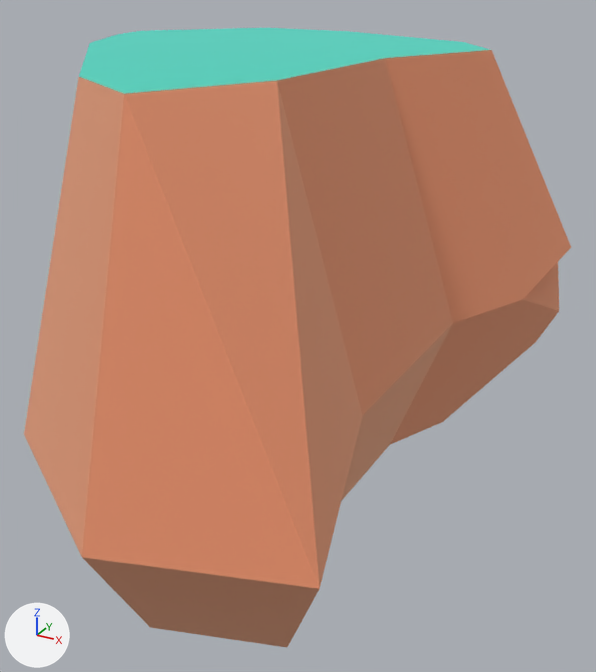
What one commit did to the glTF model public/models/nf2/nature/rock_largeB.glb.
One viewpoint serves both versions: a 50 mm camera at (0.553, -0.811, 0.456) aimed at (0.106, 0.001, 0.05). The lights are fixed; the arrows at lower left show +X, +Y and +Z. The older version comes first. Where no turn or scale is listed for an object, it has been applied to the vertices.

The older version as bpy lines, for what is in view:
```python
mat_dirt = principled_material('dirt')
mat_dirt.base_color = (0.886, 0.514, 0.341)  # beige #f2be9e
mat_dirt.metallic = 1.0
mat_dirt.roughness = 1.0
mat_grass = principled_material('grass')
mat_grass.base_color = (0.173, 0.847, 0.722)  # cyan #73eddd
mat_grass.metallic = 1.0
mat_grass.roughness = 1.0
me_mesh_rock_largeb = bpy.data.meshes.new('Mesh rock_largeB')
me_mesh_rock_largeb.from_pydata(...)  # 40 vertices, 85 faces; spans x -0.383..0.383, y -0.508..0.508, z 0.0..0.43
# faces by material slot: [67, 9, 9]
me_mesh_rock_largeb.materials.append(mat_dirt)  # beige #f2be9e
me_mesh_rock_largeb.materials.append(mat_defaultmat)  # white #ffffff
me_mesh_rock_largeb.materials.append(mat_grass)  # cyan #73eddd
ob_rock_largeb = bpy.data.objects.new('rock_largeB', me_mesh_rock_largeb)
ob_rock_largeb.location = (0.0, 0.0, -0.05)
```
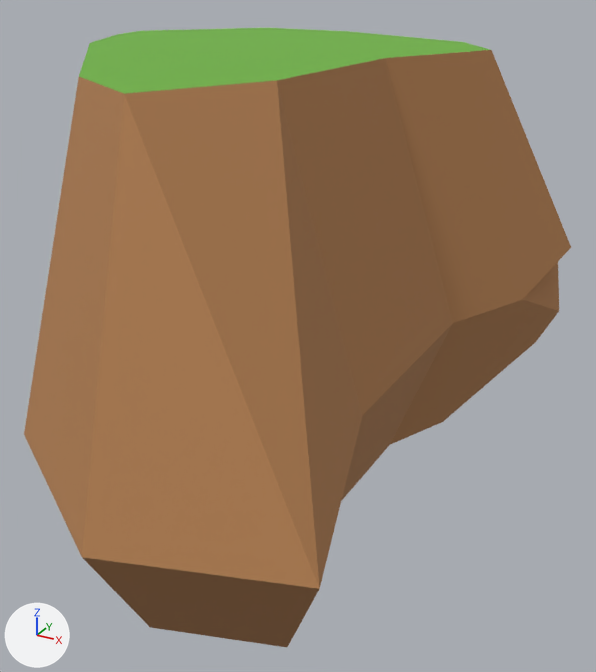
Where the change shows, as pixel boxes (x1, y1, x2, y2) in the pictures (596 x 672 px):
'rock_largeB', recoloured, surface changed (darker): (24, 28, 571, 647) in both

The change, as a list of edits to the scene's bpy script:
```text
Change mat_dirt:
    mat_dirt.metallic: 1.0 -> 0.0
    mat_dirt.base_color: (0.886, 0.514, 0.341) -> (0.418, 0.198, 0.0762)  # beige #f2be9e -> brown #ad7b4e
Change mat_grass:
    mat_grass.base_color: (0.173, 0.847, 0.722) -> (0.159, 0.451, 0.0513)  # cyan #73eddd -> green #6fb340
Remove ob_tmpparent:
    ob_tmpparent = bpy.data.objects.new('tmpParent', None)
    ob_tmpparent.location = (0.0, 0.0, 0.0)
```
